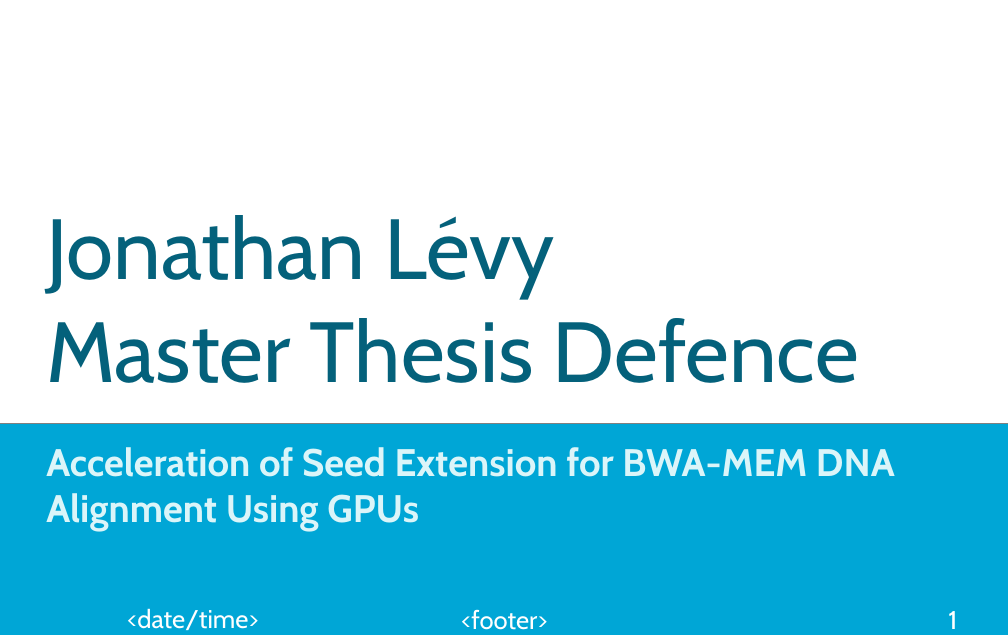
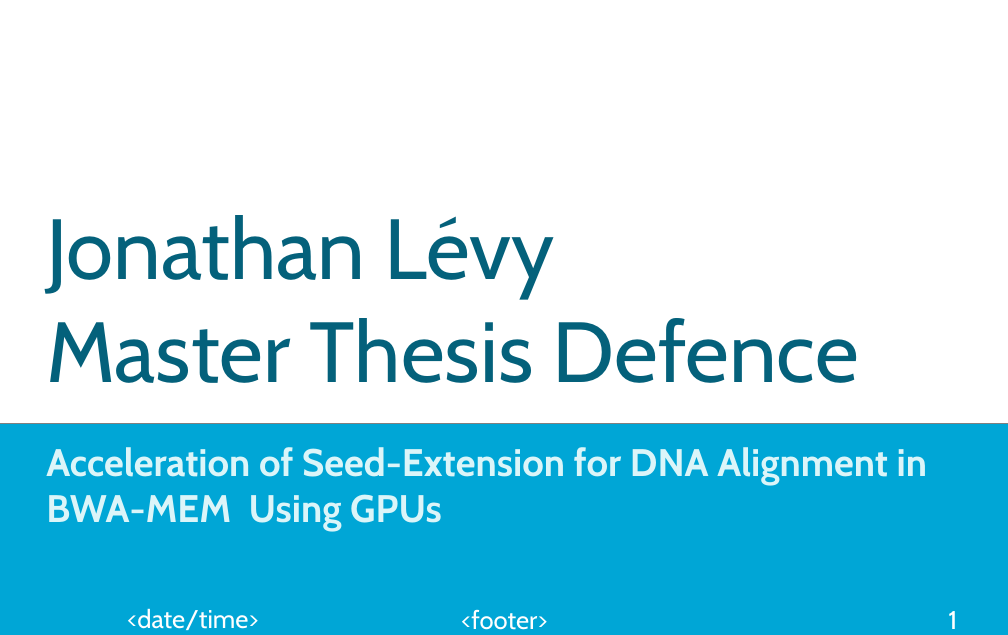
Before and after one commit to j-levy/master_thesis_overleaf, a slide deck: slide 1 of master_thesis_bwa-gasal2-master/vivid-tudelft.odp. Drawn at 1008x635 pixels with LibreOffice and Linux fonts; fonts in the diff are those of the drawing; background and template pictures are left out. Boxes give left, top, right and bottom in pixels: in the first picture for what was removed or moved away, otherwise in the second. Text is boxed around its words. In the diff, an @@ line names an element or a change of style, - is before the commit and + after.

```diff
--- a/master_thesis_bwa-gasal2-master/vivid-tudelft.odp
+++ b/master_thesis_bwa-gasal2-master/vivid-tudelft.odp
@@ subtitle at (46, 447, 927, 532): text changed @@
-Acceleration of Seed Extension for BWA-MEM DNA Alignment Using GPUs
+Acceleration of Seed-Extension for DNA Alignment in BWA-MEM Using GPUs
```
Also in this commit, not shown: 8 other slides changed, 1 slide added, 2 other files.
